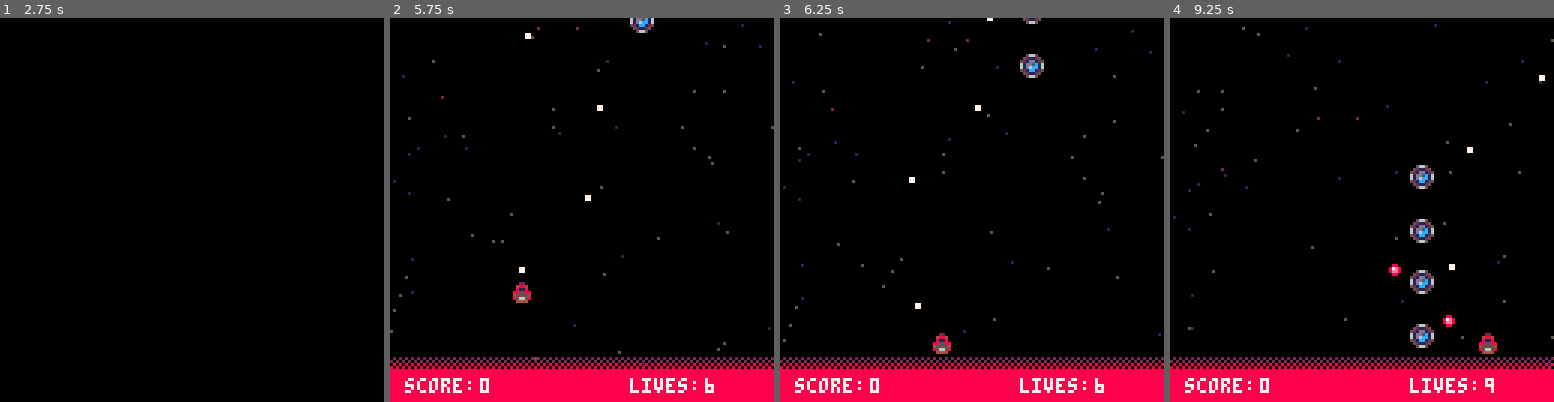
Above: before the commit, frames 1-4 (left to right).
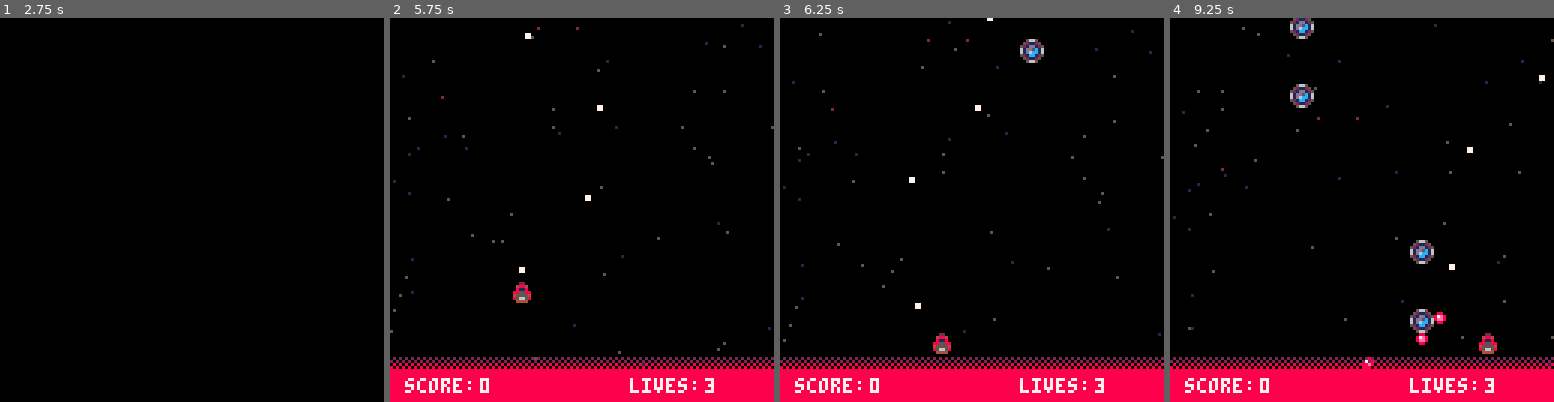
Above: after the commit, the same moments.

Repository: kris-pearman/Space-Fluff
Game: PICO-8 cartridge game.p8
Same seed, same stepped clock (60 frames per second), same inputs: the game is played once before the commit and once after it.
Inputs:
- Up to frame 1 (2.75 s): tap X (X key) at 0.33, 1.07, 1.85 s; tap O (Z key) at 0.7, 1.7, 2.1, 2.5 s; hold Right 1.6-2.1 s; hold Up 2.15-2.42 s; hold Right from 2.47 s (still down)
- Up to frame 2 (5.75 s): tap O (Z key) every 0.4 s from 2.9 to 5.7 s; tap X (X key) at 2.97, 4.08, 5.2 s; release Right at 3.03 s; hold Left 3.08-3.58 s; hold Down 3.63-3.97 s; hold Right 4.02-4.68 s; hold Up 4.73-5.03 s; hold Left 5.08-5.68 s; hold Down from 5.73 s (still down)
- Up to frame 3 (6.25 s): release Down at 6.03 s; hold Right from 6.08 s (still down); tap O (Z key) at 6.1 s
- Up to frame 4 (9.25 s): tap X (X key) at 6.32, 7.43, 8.55 s; tap O (Z key) every 0.4 s from 6.5 to 8.9 s; release Right at 6.58 s; hold Right 6.63-7.13 s; hold Up 7.18-7.45 s; hold Right 7.5-8.07 s; hold Left 8.12-8.62 s; hold Down 8.67-9 s; hold Right from 9.05 s (still down)

Frame 1 is identical in both runs. In frame 2, 0.2% of the frame differs, in the area x 62-85%, y 0-97%; in frame 3, 0.6%; in frame 4, 2.6%, in the area x 31-84%, y 0-98%.

Commit message:
Assorted bug fixes. V1.0

Diff:
--- a/game.p8
+++ b/game.p8
@@ -16,22 +16,38 @@
     title_frame = -80
     -- (eventType, quantity, initialFrame, frequency,x,y,pattern,group_id,speed,color_change)
     -- (eventType, quantity, initialFrame, frequency,x,y,pattern,group_id,default_speed,colour)
-    create_events("enemy1", 4, 100, 35,80,-20,"empty_pattern",nil,2,12)
-    create_events("enemy1", 4, 500, 35,40,-20,"empty_pattern",nil,2,8)
-    create_events("enemy1", 4, 900, 44,20,-20,"square",1,4,9)
-    create_events("enemy1", 4, 1500, 44,-30,5,"zig_zag",2,4,10)
+    create_events("enemy1", 2, 100, 45,80,-20,"empty_pattern",nil,2,12)
+    create_events("enemy1", 2, 250, 45,40,-20,"empty_pattern",nil,2,12)
+    create_events("enemy1", 2, 400, 45,20,-20,"empty_pattern",nil,2,12)
+    create_events("enemy1", 2, 550, 45,60,-20,"empty_pattern",nil,2,12)
+    create_events("enemy1", 4, 700, 44,20,-20,"square",1,4,8)
+    create_events("enemy1", 4, 1200, 44,-30,5,"zig_zag",2,4,9)
+    for i=1,3 do
+        create_events("enemy1", 1, 1600+(30*i), 30,15+(i*15),-20,"empty_pattern",nil,2,7)
+    end
+    for i=1,3 do
+        create_events("enemy1", 1, 1800+(30*i), 30,110-(i*15),-20,"empty_pattern",3,2,6)
+    end
+    create_events("enemy1", 4, 2000, 60,-30,15,"wave",4,4,10)
+    for i=1,3 do
+        create_events("enemy1", 1, 2300+(30*i), 30,100-(i*15),-20,"empty_pattern",4,2,7)
+    end
+    create_events("enemy1", 4, 2700, 45,-50,45,"zig_zag_2",2,4,11)
     for i=1,5 do
-        create_events("enemy1", 1, 1900+(30*i), 30,15+(i*15),-20,"empty_pattern",3,3,11)
-    end
-    create_events("enemy1", 8, 2250, 60,-30,15,"wave",4,4,12)
+        create_events("enemy1", 1, 3000+(30*i), 30,90-(i*15),-20,"empty_pattern",5,3,6)
+    end
     for i=1,5 do
-        create_events("enemy1", 1, 2800+(30*i), 30,100-(i*15),-20,"empty_pattern",3,3,8)
-    end
-    for i=1,5 do
-        create_events("enemy1", 1, 4000+(30*i), 30,90-(i*15),-20,"empty_pattern",3,3,9)
-    end
-    create_events("enemy1", 4, 3300, 45,-30,5,"zig_zag_2",2,4,10)
-    create_events("enemy1", 2, 4500, 44,-30,5,"zig_zag",2,4,10)
+        create_events("enemy1", 1, 3200+(30*i), 30,30+(i*15),-20,"empty_pattern",5,3,7)
+    end
+
+    create_events("enemy1", 3, 3500, 44,-30,5,"wave",nil,4,10)
+    create_events("enemy1", 3, 3750, 45,-50,45,"zig_zag_2",6,4,11)
+    create_events("enemy1", 3, 4000, 44,-30,5,"wave",6,4,10)
+    create_events("enemy1", 3, 4250, 45,-50,45,"zig_zag_2",7,4,11)
+    create_events("enemy1", 3, 4500, 44,-30,45,"wave",7,4,10)
+
+    create_events("enemy1", 2, 4800, 44,20,-20,"square",8,4,8)
+
     init_session()
     print_debug_message = false
     decoration_speed = 1
@@ -43,12 +59,15 @@
 
 function init_session()
     create_player_vars()
+    final_powerups = 0
+    boss_music_fast = false
+    extra_lives = 0
     colour_cycle = 0
     enemies={}
     boss={}
     boss_hit = false
     boss_exists = false
-    boss.x=200
+    boss.x=150
     boss.y=10
     boss.width = 16
     boss.height = 16
@@ -119,9 +138,11 @@
             player_collision_with_ship()
             check_event_timeline()
             move_background()
+            check_extra_lives()
+            check_time_out()
             if boss_killed == false then
                 boss_ai()
-                if cur_frame > 5175 then
+                if cur_frame > 5000 then
                     boss_collision()
                 end
             end
@@ -217,7 +238,7 @@
     empty_pattern.exit_d = "down"
     empty_pattern.exit_s = speed
     empty_pattern.fire = true
-    empty_pattern.fire_rate = 65
+    empty_pattern.fire_rate = 55
     patterns.empty_pattern = empty_pattern
     local zig_zag = {}
     zig_zag.path = {{100,25,2},{45,80,3},{100,80,3}}
@@ -227,7 +248,7 @@
     zig_zag.fire_rate = 80
     patterns.zig_zag = zig_zag
     local zig_zag_2 = {}
-    zig_zag_2.path = {{100,65,2},{45,20,3},{100,30,3}}
+    zig_zag_2.path = {{0,30+30,3},{15,15+30,2},{30,30+30,3},{45,15+30,3},{60,30+30,2},{75,15+30,3},{90,30+30,3},{115,15+30,3},{130,30+30,3}}
     zig_zag_2.exit_d = "down"
     zig_zag_2.exit_s = speed
     zig_zag_2.fire = true
@@ -256,6 +275,10 @@
         end
         if boss.hp < 11 then
             pal(12,8,0)
+            if boss_music_fast == false then
+            music(9)
+            end
+            boss_music_fast = true
         end
     sspr(112,0,16,16,boss.x,boss.y)
     pal()
@@ -271,7 +294,7 @@
     if boss_exists == true then
         move_boss()
         play_boss_music()
-        if cur_frame > 5150 then
+        if cur_frame > 5250 then
             check_boss_fires()
         end
     end
@@ -391,6 +414,29 @@
             transition = true
             sfx(16)
             init_session()
+        end
+    end
+end
+
+function check_time_out()
+    if cur_frame > 30000 then
+        player.lives = 0
+    end
+end
+
+function check_extra_lives()
+    if extra_lives == 0 then
+        if player.score > 5000 then
+            extra_lives = 1
+            player.lives += 1
+            sfx(11)
+        end
+    end
+    if extra_lives == 1 then
+        if player.score > 10000 then
+            extra_lives = 2
+            player.lives += 1
+            sfx(11)
         end
     end
 end
@@ -488,7 +534,9 @@
             end
         end
         if btn(up) then
+            if player.y != 1 then
             player.y -= 1
+            end
         end
         if btn(down) then
             if player.y < 105 then
@@ -503,7 +551,7 @@
             end
         end
         if btnp(fire2) then
-            player.lives += 1
+            --player.lives += 1
         end
     end
 end
@@ -749,6 +797,12 @@
         boss.x = boss.x
         if cur_frame%15 == 0 then
         create_explosion(boss.x+flr(rnd(8)),boss.y+flr(rnd(8)))
+        if final_powerups == 0 then
+            for i=1,3 do
+            create_powerup(boss.x+flr(rnd(8)),boss.y)
+            final_powerups = 1
+            end
+        end
         sfx(2)
         end
     end
@@ -894,13 +948,6 @@
         print(game_state,45,50,blue)
     end
 
-    function hcenter(s)
-        -- screen center minus the
-        -- string length times the
-        -- pixels in a char's width,
-        -- cut in half
-        return 64-#s*2
-      end
 
     function draw_decorations()
         if (cur_frame > 500 ) then
@@ -946,19 +993,16 @@
 
         end
     end
-    -->8
-    --game states?
-
-
--- function draw_enemy_hitbox () --testing where the hitbox is
---     rect(enemy.x+1,enemy.y+7,enemy.x+6,enemy.y,white)
--- end
-
---draw_particles() enable this to show a small effect in the corner
-    --pset(30,30,dark_blue) draws to an individual pixel
-    --draw_enemy_hitbox()
-
-    --49 to 52 = stars
+
+    function hcenter(s)
+        -- screen center minus the
+        -- string length times the
+        -- pixels in a char's width,
+        -- cut in half
+        return 64-#s*2
+      end
+
+
 __gfx__
 00000000088000000000b000005500000088bb00009999000000b333880000000022000000000000000000000000000000000000000000000000555555550000
 0000000087e80000000b0b000511500009993b8009777790000b3773880000000488400000000000000000000000000000000000000000000005111111115000
Not shown, changed: the music (__music__) section of game.p8
Not shown, changed: the sound effects (__sfx__) section of game.p8
